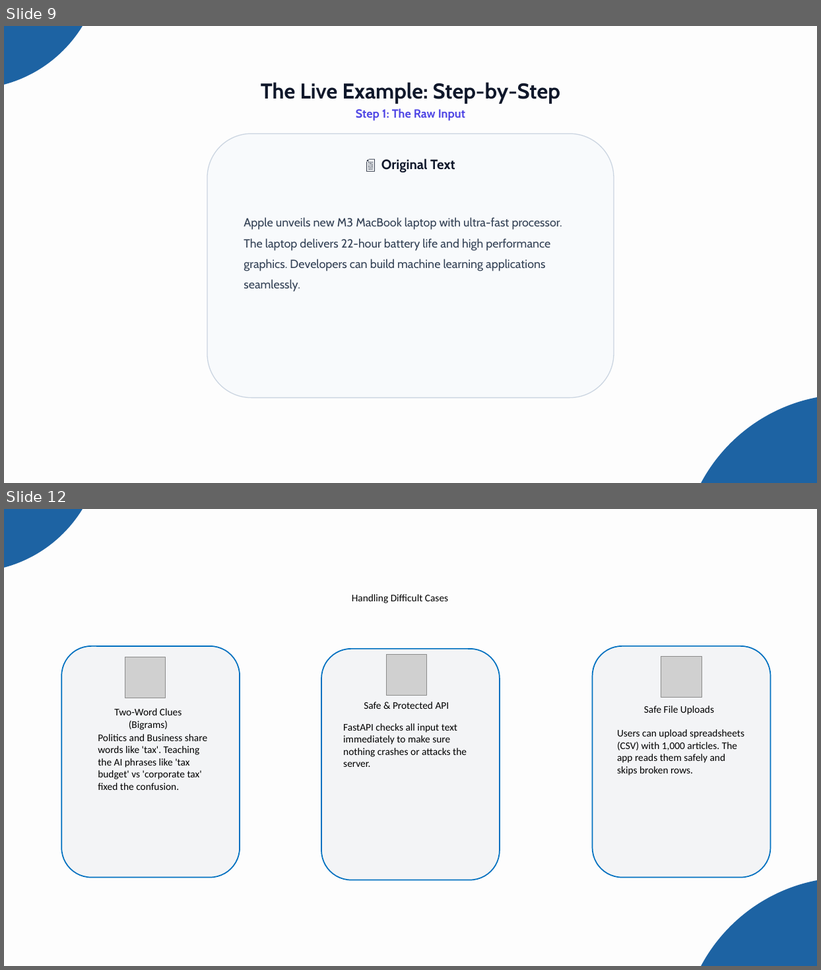
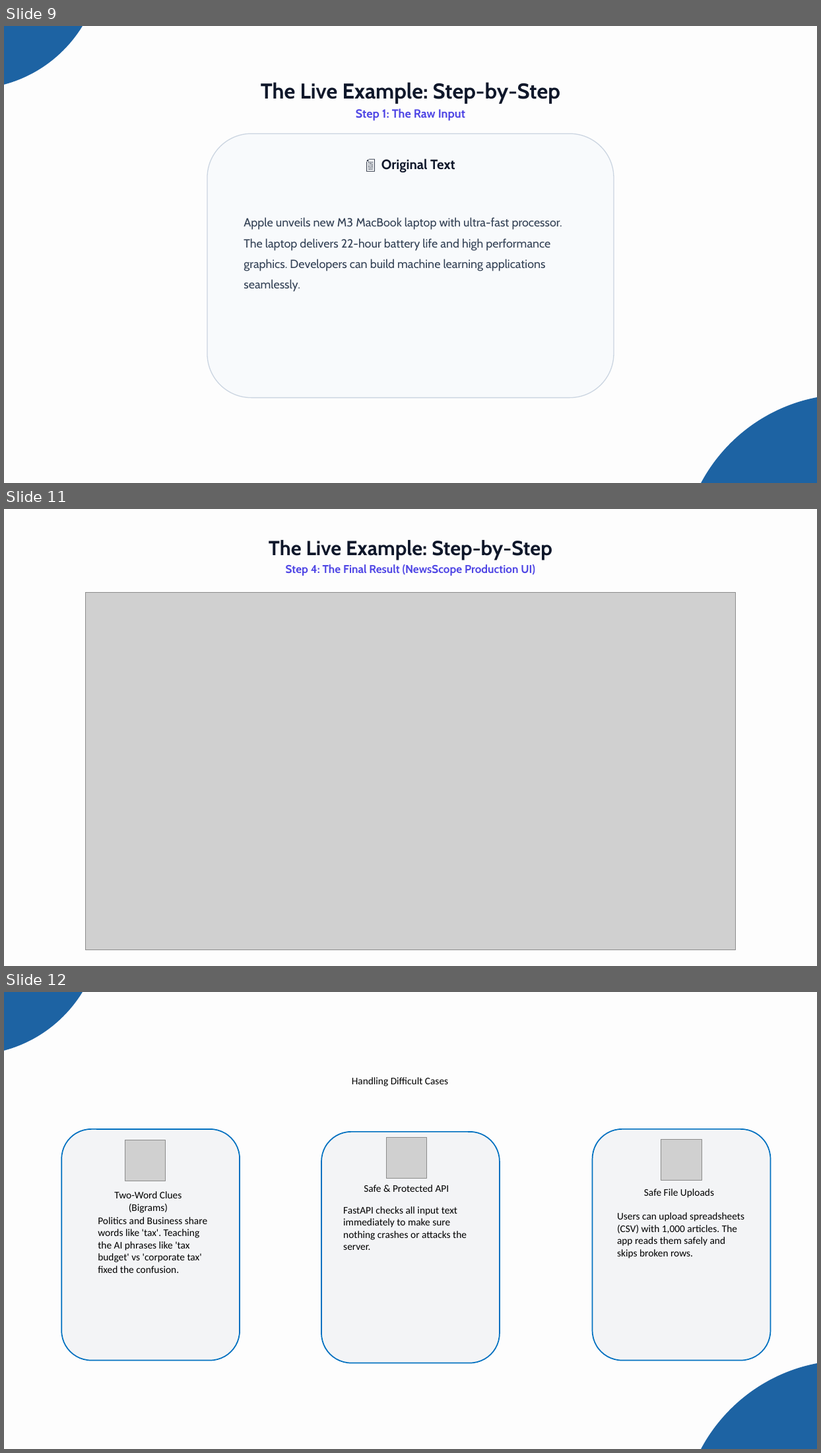
Before and after one commit to Abhijeet0848/NewsLens, a slide deck: docs/NewsScope_Presentation_CruxTemplate.pptx. Shown one above the other, each under a label of ours: slides 9 and 12 before the commit, slides 9, 11 and 12 after it; the slides between them are not shown. The pictures are 821x970 and 821x1453 pixels, drawn with LibreOffice and Linux fonts; fonts in the diff are those of the drawing; grey boxes stand for pictures. Boxes give left, top, right and bottom in pixels: in the first picture for what was removed or moved away, otherwise in the second. Text is boxed around its words. In the diff, an @@ line names an element or a change of style, - is before the commit and + after.

Commit message:
presentation: update Slides 10 & 11 with NLP preprocessing, TF-IDF weights, multi-model consensus, and production UI screenshot

```diff
--- a/docs/NewsScope_Presentation_CruxTemplate.pptx
+++ b/docs/NewsScope_Presentation_CruxTemplate.pptx
@@ slide 11 added at bbox=[4, 509, 817, 966], background #FDFDFD @@
@@ text added at bbox=[269, 540, 552, 576], 20 pt, text #4F46E5, bold @@
+The Live Example: Step-by-Step
+Step 4: The Final Result (NewsScope Production UI)
@@ picture added at bbox=[85, 592, 736, 950] @@
```
Also in this commit, not shown: 1 slide changed, 1 slide removed, 4 other files.
